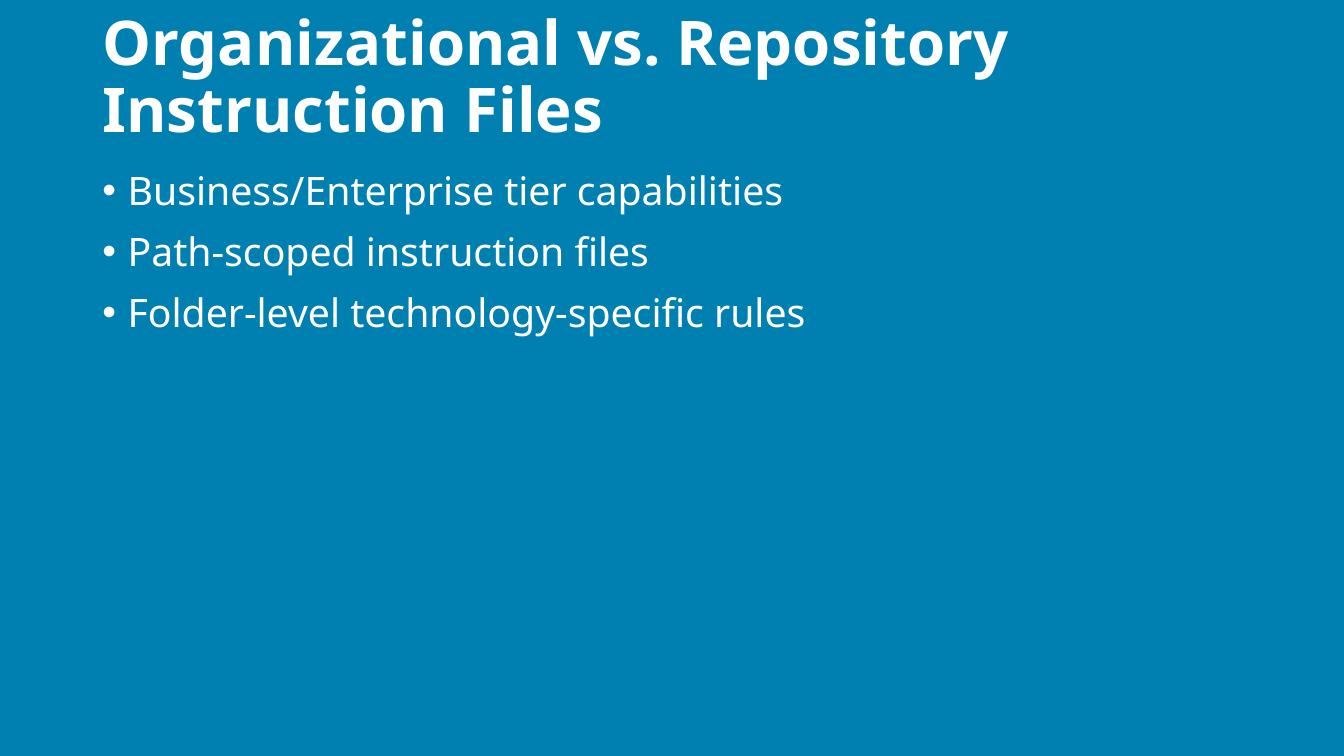
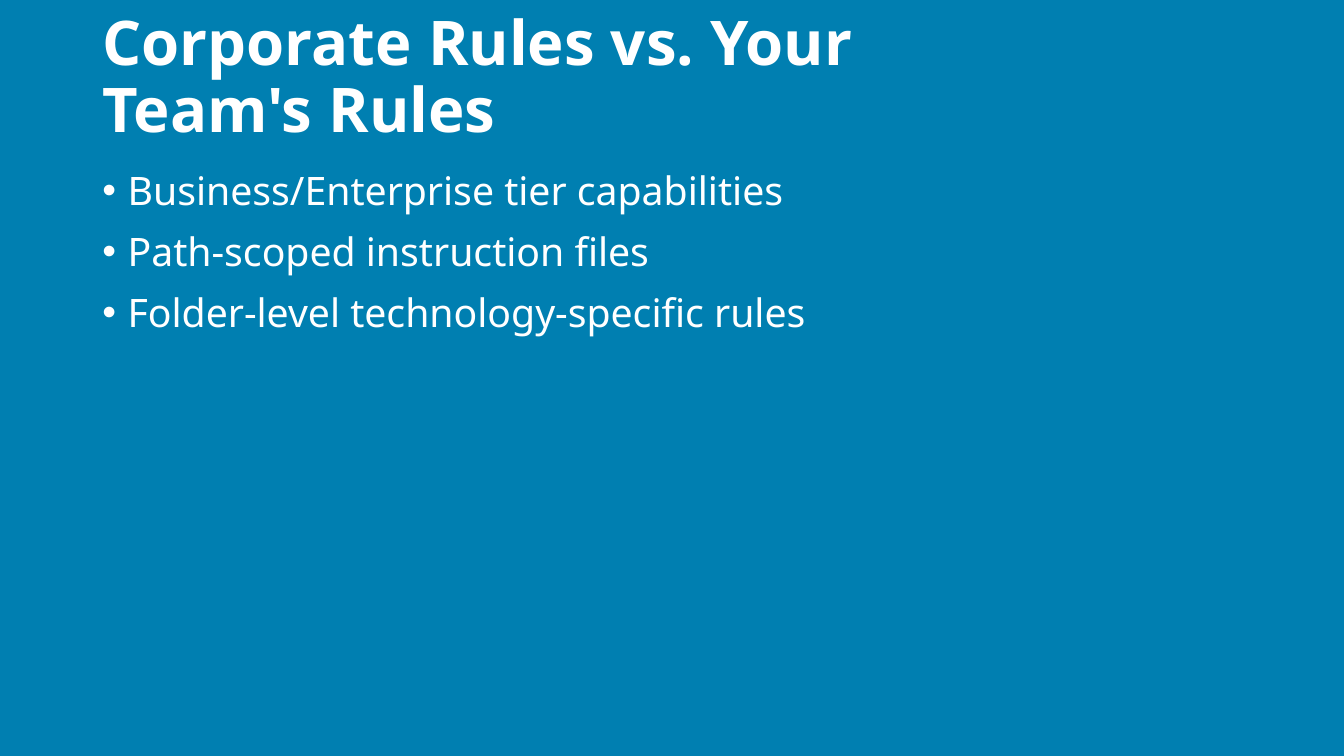
Before and after one commit to j0hnnymiller/AI-Assisted-Software-Development, a slide deck: slide 144 of slides/output/aiasd-311-monday-draft.pptx (slide 151 before the commit). Drawn at 1344x756 pixels with LibreOffice and Linux fonts; fonts in the diff are those of the drawing; background and template pictures are left out. Boxes give left, top, right and bottom in pixels: in the first picture for what was removed or moved away, otherwise in the second. Text is boxed around its words. In the diff, an @@ line names an element or a change of style, - is before the commit and + after.

```diff
--- a/slides/output/aiasd-311-monday-draft.pptx
+++ b/slides/output/aiasd-311-monday-draft.pptx
@@ title at [102, 18, 852, 133]: text changed @@
-Organizational vs. Repository Instruction Files
+Corporate Rules vs. Your Team's Rules
```
Also in this commit, not shown: 87 other slides changed, 6 slides added, 22 slides removed, 10 other files.
